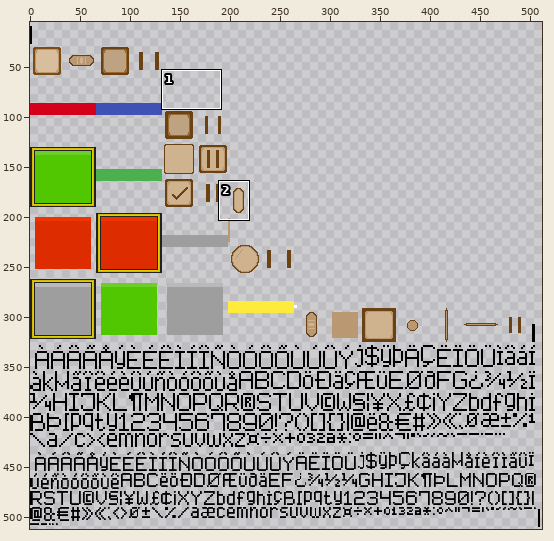
Sprite sheet: assets/Game_UI_Skin/Game_UI_Skin.png. The picture above shows the old version from afar; the outline marks the close-up.
Close-up. Before the commit:
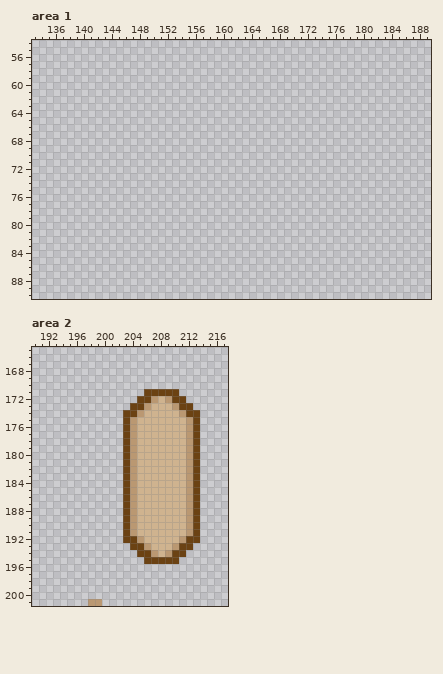
The file is 512x512 pixels. Pixels under 10% opacity are left out. Colours within 5 levels of each other are drawn and written as one. Shown: area 1: x 133..189, y 54..90; area 2: x 190..217, y 165..201. The wide view leaves out empty margins.
The same view after the edit:
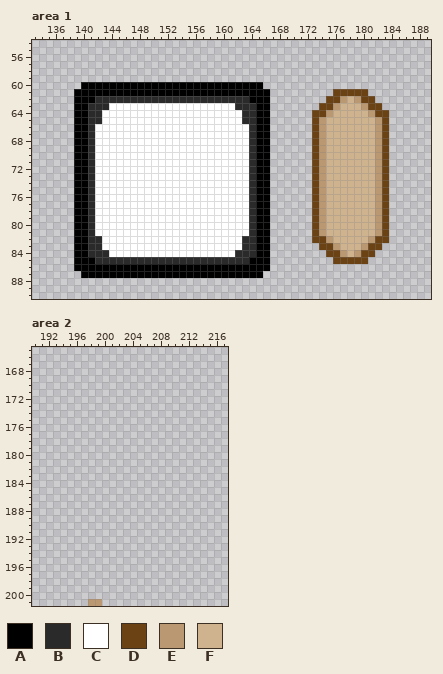
Palette (. is transparent): A #000000  B #2b2a2b  C #ffffff  D #6b4213  E #ba9872  F #cfb38f
The author wrote: update text field default class change text field background and highlight colour
Diff:
Area 1:
y 60: x 140..165 .......................... -> AAAAAAAAAAAAAAAAAAAAAAAAAA
y 61: x 139..166 ............................ -> AAAAAAAAAAAAAAAAAAAAAAAAAAAA; x 176..180 ..... -> DDDDD
y 62: x 139..166 ............................ -> AAABBBBBBBBBBBBBBBBBBBBBBAAA; x 175..181 ....... -> DDEFEDD
y 63: x 139..166 ............................ -> AABBBCCCCCCCCCCCCCCCCCCBBBAA; x 174..182 ......... -> DDEFFFEDD
y 64: x 139..166 ............................ -> AABBCCCCCCCCCCCCCCCCCCCCBBAA; x 173..183 ........... -> DDEFFFFFEDD
y 65: x 139..166 ............................ -> AABBCCCCCCCCCCCCCCCCCCCCBBAA; x 173..183 ........... -> DEFFFFFFFED
y 66..81: x 139..166 ............................ -> AABCCCCCCCCCCCCCCCCCCCCCCBAA; x 173..183 ........... -> DEFFFFFFFED
y 82: x 139..166 ............................ -> AABBCCCCCCCCCCCCCCCCCCCCBBAA; x 173..183 ........... -> DDEFFFFFEDD
y 83: x 139..166 ............................ -> AABBCCCCCCCCCCCCCCCCCCCCBBAA; x 174..182 ......... -> DDEFFFEDD
y 84: x 139..166 ............................ -> AABBBCCCCCCCCCCCCCCCCCCBBBAA; x 175..181 ....... -> DDEFEDD
y 85: x 139..166 ............................ -> AAABBBBBBBBBBBBBBBBBBBBBBAAA; x 176..180 ..... -> DDDDD
y 86: x 139..166 ............................ -> AAAAAAAAAAAAAAAAAAAAAAAAAAAA
y 87: x 140..165 .......................... -> AAAAAAAAAAAAAAAAAAAAAAAAAA
Area 2:
y 171: x 206..210 DDDDD -> .....
y 172: x 205..211 DDEFEDD -> .......
y 173: x 204..212 DDEFFFEDD -> .........
y 174: x 203..213 DDEFFFFFEDD -> ...........
y 175..191: x 203..213 DEFFFFFFFED -> ...........
y 192: x 203..213 DDEFFFFFEDD -> ...........
y 193: x 204..212 DDEFFFEDD -> .........
y 194: x 205..211 DDEFEDD -> .......
y 195: x 206..210 DDDDD -> .....
Where, in picture pixels (left, top, right, bottom), the same in both close-ups:
added: (74, 82, 270, 278)
added: (312, 89, 389, 264)
erased: (123, 389, 200, 564)
